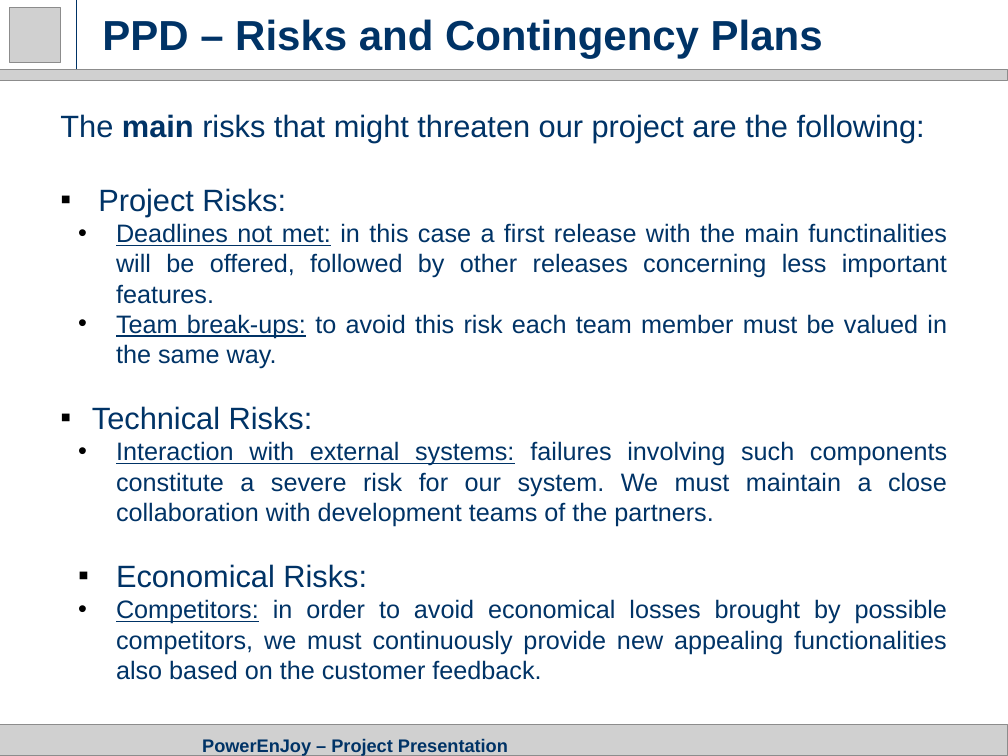
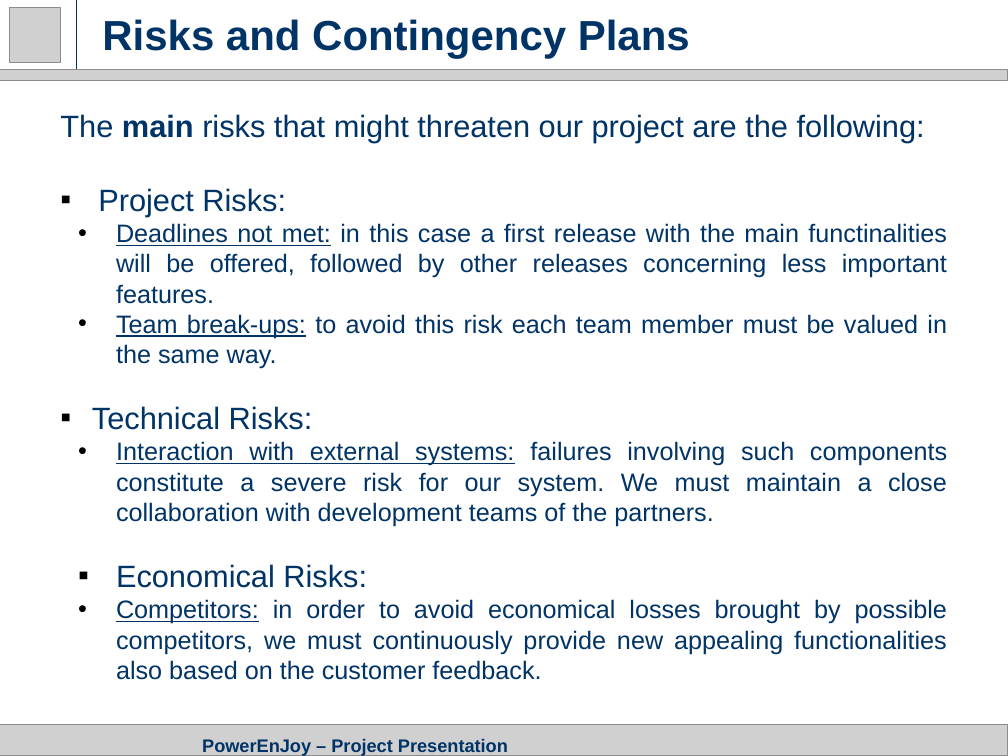
Before and after one commit to GiovanniScotti/PowerEnjoy-SEII-Project-Scotti-Trabucchi, a slide deck: slide 9 of Project Presentation.pptx. Drawn at 1008x756 pixels with LibreOffice and Linux fonts; fonts in the diff are those of the drawing; grey boxes stand for pictures. Boxes give left, top, right and bottom in pixels: in the first picture for what was removed or moved away, otherwise in the second. Text is boxed around its words. In the diff, an @@ line names an element or a change of style, - is before the commit and + after.

```diff
--- a/Project Presentation.pptx
+++ b/Project Presentation.pptx
@@ title at [102, 19, 690, 59]: text changed @@
-PPD – Risks and Contingency Plans
+Risks and Contingency Plans
```
Also in this commit, not shown: 1 other slide changed.
